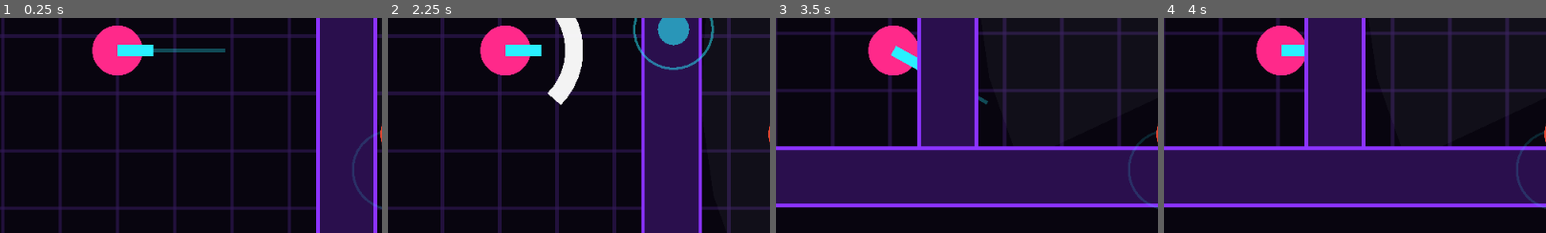
Above: before the commit, frames 1-4 (left to right).
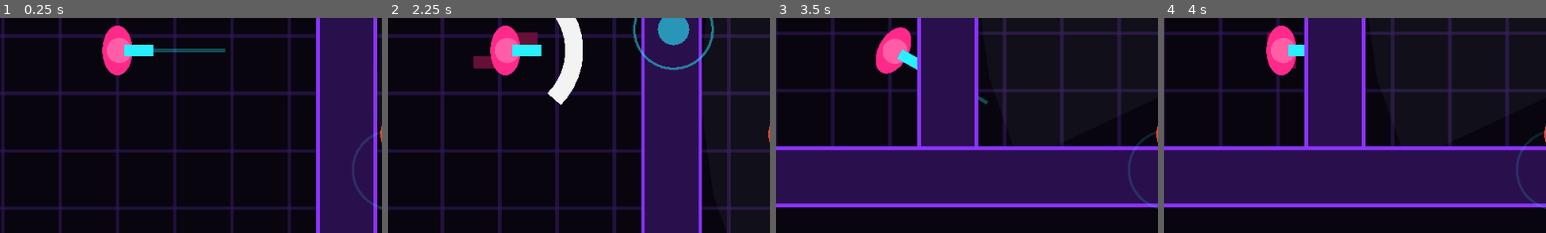
Above: after the commit, the same moments.

Repository: Evildodo3301/cyberhouse
Game: Godot game, scene res://scenes/main.tscn
Two runs of this game, one before a commit and one after it. Both use one fixed random seed, a clock stepped at 60 frames per second and the inputs below.
Inputs (mouse positions are % of the whole screen's width and height, from its top left):
- Up to frame 1 (0.25 s): no input
- Up to frame 2 (2.25 s): click "II" at 0.5 s; click "▶" at 1.25 s; tap Enter at 2 s; move the mouse to (72, 45) at 2.02 s; hold D (move_right) from 2.03 s (still down); tap Space (attack) at 2.1 s; click (72, 45) at 2.17 s
- Up to frame 3 (3.5 s): release D (move_right) at 2.75 s; drag from (30, 55) to (45, 70) at 2.77 s
- Up to frame 4 (4 s): move the mouse to (60, 28) at 3.52 s; hold D (move_right) from 3.53 s (still down); tap Left (aim_left) at 3.6 s; tap Space (attack) at 3.8 s
The pictures show only the part of the screen within x 35-85%, y 42-92%; the shares and areas given below are measured in that part.

The runs differ from the first frame. In frame 1, 1.4% of the frame differs, in the area x 24-38%, y 3-27%; in frame 2, 1.7%, in the area x 22-40%, y 3-27%; in frame 3, 1.4%; in frame 4, 1.4%.

Commit message:
Split the player into torso and legs; bump to 0.2.3
Torso turns to the aim (right stick, or the walk direction when not
aiming). Legs turn smoothly to the movement direction only, step while
walking and tuck under the torso when standing still. Tuning lives in
player_settings.tres (legs_turn_speed, legs_idle_speed, stride_length).

Co-Authored-By: Claude Opus 5.5 (1M context) <noreply@anthropic.com>
Claude-Session: https://claude.ai/code/session_01NRYTnNTQ9YXp86yos9nk5w

Diff:
--- a/scenes/player/player.tscn
+++ b/scenes/player/player.tscn
@@ -15,3 +15,7 @@
 
 [node name="CollisionShape2D" type="CollisionShape2D" parent="."]
 shape = SubResource("CircleShape2D_body")
+
+[node name="Legs" type="Node2D" parent="."]
+
+[node name="Torso" type="Node2D" parent="."]
--- a/scripts/core/player_settings.gd
+++ b/scripts/core/player_settings.gd
@@ -16,6 +16,16 @@
 @export var accel_time: float = 0.05
 ## Seconds to stop completely after you let go.
 @export var stop_time: float = 0.05
+
+@export_group("Body")
+## How fast the legs turn to face the way you walk. Higher = snappier,
+## lower = the legs lag behind and swing round.
+@export var legs_turn_speed: float = 20.0
+## Below this speed (px/s) the hitman counts as standing still: the legs stop
+## stepping and tuck under the torso.
+@export var legs_idle_speed: float = 4.0
+## Distance covered by one full left-right step cycle.
+@export var stride_length: float = 14.0
 
 @export_group("Melee attack")
 ## How far the swing reaches (1.5 character widths).
--- a/scripts/player/player.gd
+++ b/scripts/player/player.gd
@@ -7,6 +7,10 @@
 ##             quick tap on the right = attack the nearest target in front,
 ##             BOMB button = throw a bomb.
 ##   Keyboard: WASD = move, arrow keys = aim, Space = attack, E = bomb (for PC testing).
+##
+## The body is two parts that turn on their own:
+##   Torso = faces where you AIM (right stick), or where you walk when not aiming.
+##   Legs  = face where you WALK, so you can run one way and swing another.
 
 ## Emitted the moment a swing kills something. The camera uses it to shake
 ## (and in M5 the hit sound will listen to it too, so they stay in sync).
@@ -26,8 +30,10 @@
 ## Set by main.gd. Can stay empty (keyboard only).
 var touch_controls: TouchControls
 
-## The direction the hitman is looking (always length 1).
+## The direction the hitman is looking (always length 1). The torso shows it.
 var facing: Vector2 = Vector2.RIGHT
+## The direction the legs point, in radians. Follows movement only.
+var legs_angle: float = 0.0
 ## Bombs left in this room.
 var bombs_left: int = 0
 var _alive: bool = true
@@ -42,6 +48,10 @@
 var _attack_timer: float = 0.0
 var _attack_direction: Vector2 = Vector2.RIGHT
 var _swing_flash: float = 0.0   # how long the swing arc stays visible
+var _stride: float = 0.0   # distance walked, drives the step animation
+
+@onready var _legs: Node2D = $Legs
+@onready var _torso: Node2D = $Torso
 
 
 func _ready() -> void:
@@ -49,6 +59,9 @@
 		settings = PlayerSettings.new()   # fall back to default values
 	add_to_group("player")   # bombs look for this group
 	bombs_left = settings.bombs_per_room
+	# The parts are plain nodes so art can later drop a sprite into each one.
+	_legs.draw.connect(_draw_legs)
+	_torso.draw.connect(_draw_torso)
 
 
 func _physics_process(delta: float) -> void:
@@ -56,12 +69,16 @@
 		return
 	_update_movement(delta)
 	_update_facing()
+	_update_body(delta)
 	if Input.is_action_just_pressed("attack"):
 		request_attack(_keyboard_aim())   # ZERO = "nearest target", like a tap
 	if Input.is_action_just_pressed("throw_bomb"):
 		request_bomb(Vector2.ZERO)
 	_update_attack(delta)
 	queue_redraw()
+	_legs.queue_redraw()
+	_torso.queue_redraw()
+
 
 
 # ---------------------------------------------------------------- movement
@@ -107,6 +124,23 @@
 		facing = aim                        # aiming wins...
 	elif velocity.length() > 1.0:
 		facing = velocity.normalized()      # ...otherwise face where you walk
+
+
+## Turns the two body parts. The torso snaps to the aim; the legs turn
+## smoothly toward the way we move, and ignore the aim completely.
+func _update_body(delta: float) -> void:
+	_torso.rotation = facing.angle()   # angle() = atan2(y, x)
+	var speed := velocity.length()
+	if speed > settings.legs_idle_speed:
+		# How far to turn this frame. Using exp() makes the turn feel the same
+		# at 30 or 120 frames per second.
+		var weight := 1.0 - exp(-settings.legs_turn_speed * delta)
+		# lerp_angle takes the short way round (never spins 350 degrees).
+		legs_angle = lerp_angle(legs_angle, velocity.angle(), weight)
+		_stride += speed * delta
+	else:
+		_stride = 0.0   # idle: feet back together under the torso
+	_legs.rotation = legs_angle
 
 
 ## Aim assist: if a target sits close to the aim line, return the direction
@@ -243,6 +277,8 @@
 		Input.vibrate_handheld(settings.big_vibration_ms)
 	Game.hit_stop(settings.death_freeze_time)
 	queue_redraw()
+	_legs.queue_redraw()
+	_torso.queue_redraw()
 
 
 ## The "death move" data the learning system (M3) tags deaths with.
@@ -297,10 +333,6 @@
 		var reach := settings.aim_assist_range if aiming or locked else settings.melee_range + 6.0
 		draw_line(dir * 10.0, dir * reach, Color(accent_color, alpha), 1.0)
 
-	# Body and a "visor" showing which way he faces.
-	draw_circle(Vector2.ZERO, 7.0, body_color)
-	draw_line(Vector2.ZERO, facing * 10.0, accent_color, 3.0)
-
 	# Wind-up: a thin outline of where the swing is about to land.
 	var half_arc := deg_to_rad(settings.melee_arc_degrees * 0.5)
 	var angle := _attack_direction.angle()
@@ -309,3 +341,26 @@
 	# The swing itself: a bright, thick arc for a few frames.
 	if _swing_flash > 0.0:
 		draw_arc(Vector2.ZERO, settings.melee_range * 0.8, angle - half_arc, angle + half_arc, 12, Color(1, 1, 1, 0.95), 5.0)
+
+
+# Both parts are drawn pointing right (+x). Their node rotation turns them.
+
+func _draw_legs() -> void:
+	if not _alive:
+		return
+	# Feet swing forward and back in turn, one full cycle per stride_length.
+	var step := sin(_stride / maxf(settings.stride_length, 1.0) * TAU) * 6.0
+	var foot_color := body_color.darkened(0.6)
+	_legs.draw_rect(Rect2(Vector2(step - 3.0, -5.0), Vector2(6, 3.5)), foot_color)
+	_legs.draw_rect(Rect2(Vector2(-step - 3.0, 1.5), Vector2(6, 3.5)), foot_color)
+
+
+func _draw_torso() -> void:
+	if not _alive:
+		return
+	# Shoulders: an oval, wide across, narrow front to back.
+	_torso.draw_set_transform(Vector2.ZERO, 0.0, Vector2(0.6, 1.0))
+	_torso.draw_circle(Vector2.ZERO, 7.0, body_color)
+	_torso.draw_set_transform(Vector2.ZERO)
+	_torso.draw_circle(Vector2(0.5, 0), 3.5, body_color.lightened(0.25))   # head
+	_torso.draw_line(Vector2(2, 0), Vector2(10, 0), accent_color, 3.0)   # visor / arm
--- a/tests/m1_smoke_test.gd
+++ b/tests/m1_smoke_test.gd
@@ -252,5 +252,27 @@
 			break
 	check(crossed, "grunt finds a path through the door into your room")
 
+	# 14. Split body: left stick walks right while the right stick aims up.
+	# Torso faces the aim, legs face the walk.
+	await reload_room(false)
+	main = current_scene
+	player = main.get_node("Player")
+	player.global_position = Vector2(200, 200)
+	await wait_frames(2)
+	var aim_at := Vector2(screen.x * 0.75, 250)
+	touch(0, Vector2(100, 250), true)
+	drag(0, Vector2(140, 250))
+	touch(1, aim_at, true)
+	drag(1, aim_at + Vector2(0, -40))
+	await wait_frames(20)
+	check(Vector2.from_angle(player.get_node("Torso").rotation).dot(Vector2.UP) > 0.9, "torso turns to the right stick while walking")
+	check(Vector2.from_angle(player.get_node("Legs").rotation).dot(Vector2.RIGHT) > 0.95, "legs face the way you walk, not the aim")
+	touch(1, aim_at + Vector2(0, -40), false)   # lifting the thumb also swings
+	await wait_frames(15)
+	check(Vector2.from_angle(player.get_node("Torso").rotation).dot(Vector2.RIGHT) > 0.9, "no aim: torso follows the walk again")
+	touch(0, Vector2(140, 250), false)
+	await wait_frames(10)
+	check(Vector2.from_angle(player.get_node("Legs").rotation).dot(Vector2.RIGHT) > 0.95, "standing still: legs stay put")
+
 	print("\n%s (%d failure(s))" % ["ALL PASSED" if failures == 0 else "SOME FAILED", failures])
 	quit(failures)
Not shown, changed: export_presets.cfg
